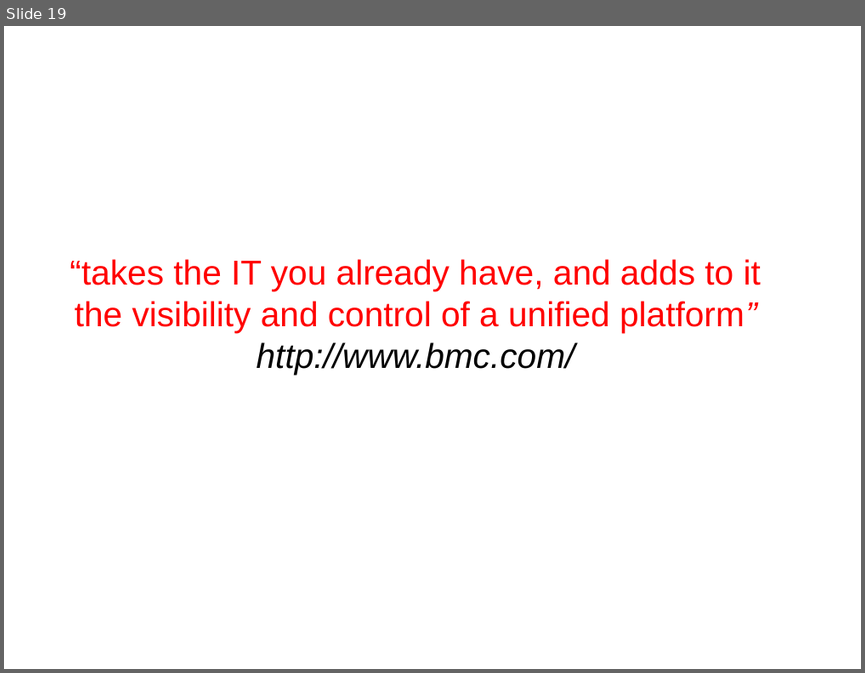
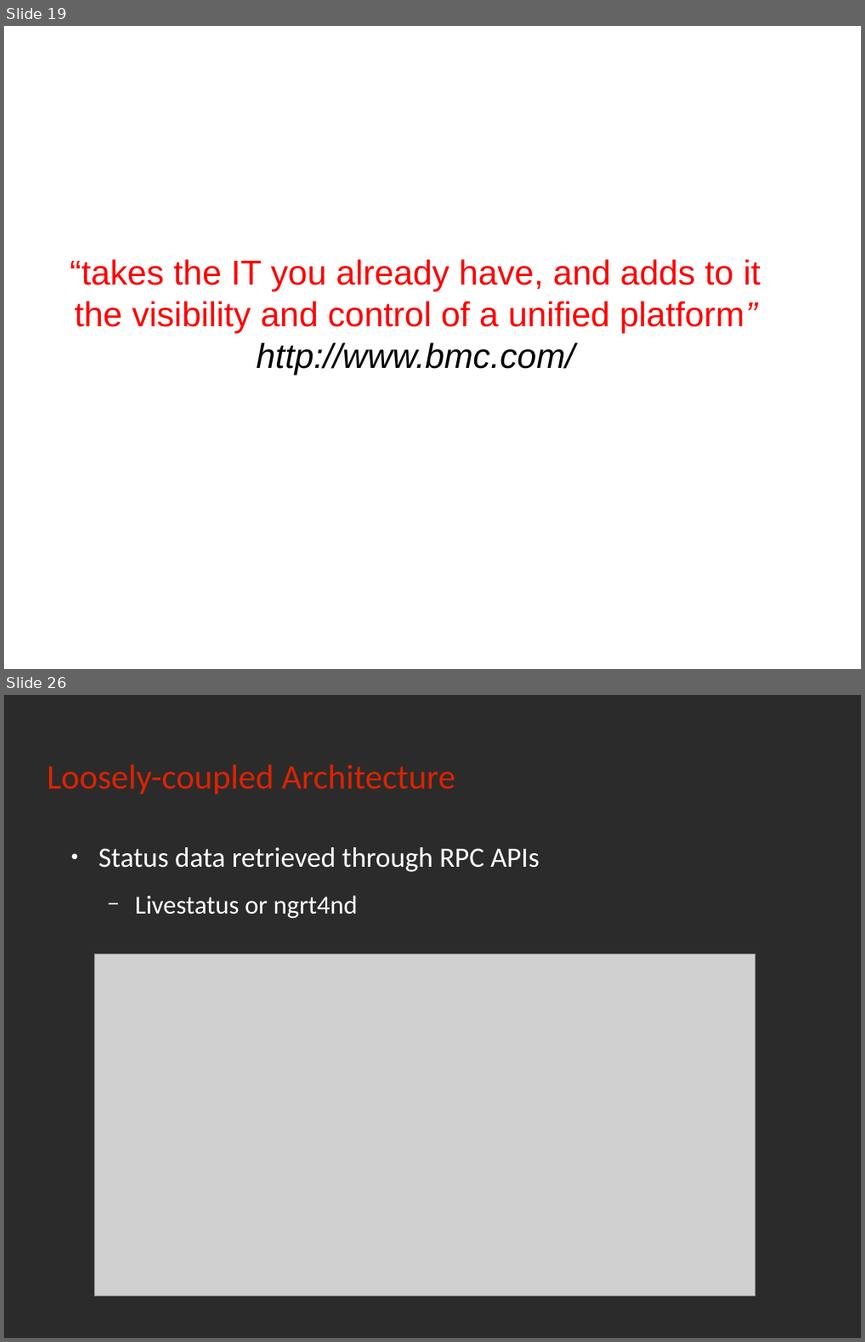
Before and after one commit to rchakode/realopinsight, a slide deck: doc/talks/nwc-2013.odp. Shown one above the other, each under a label of ours: slide 19 before the commit, slides 19 and 26 after it; the slides between them are not shown. The pictures are 865x673 and 865x1342 pixels, drawn with LibreOffice and Linux fonts; fonts in the diff are those of the drawing; grey boxes stand for pictures; background and template pictures are left out; a plain dark background stands for a picture behind light text. Boxes give left, top, right and bottom in pixels: in the first picture for what was removed or moved away, otherwise in the second. Text is boxed around its words. In the diff, an @@ line names an element or a change of style, - is before the commit and + after.

```diff
--- a/doc/talks/nwc-2013.odp
+++ b/doc/talks/nwc-2013.odp
@@ slide 26 added at [4,695,861,1338], background picture (left out) @@
@@ title added at [46,765,455,794], 32 pt, text #DC2300 @@
+Loosely-coupled Architecture
@@ text added at [98,847,539,919], 26 pt, text #FFFFFF @@
+● Status data retrieved through RPC APIs
+  − Livestatus or ngrt4nd
@@ picture added at [94,954,755,1296] @@
```
Also in this commit, not shown: 28 slides changed, 4 other slides added, 3 slides removed, 1 other file.
